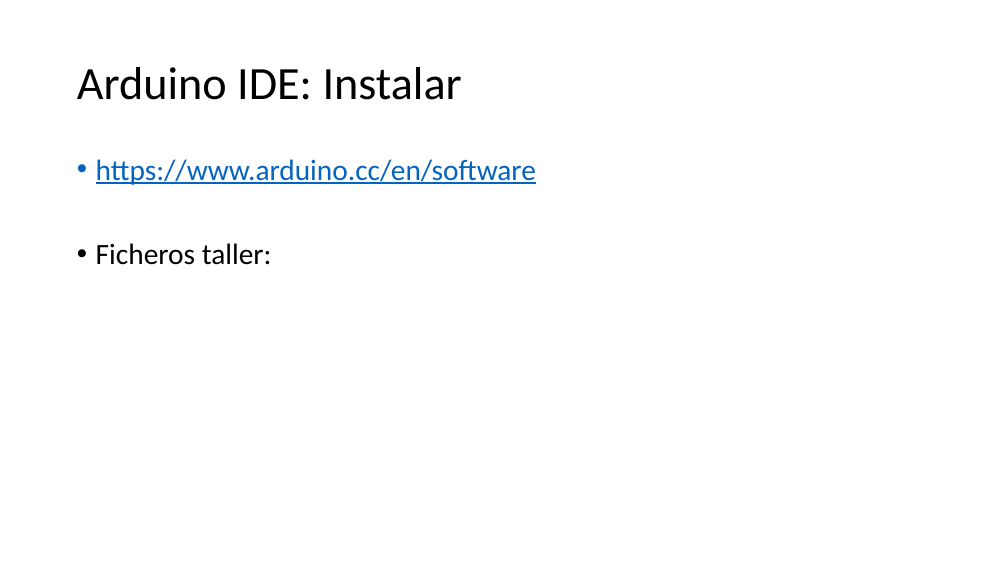
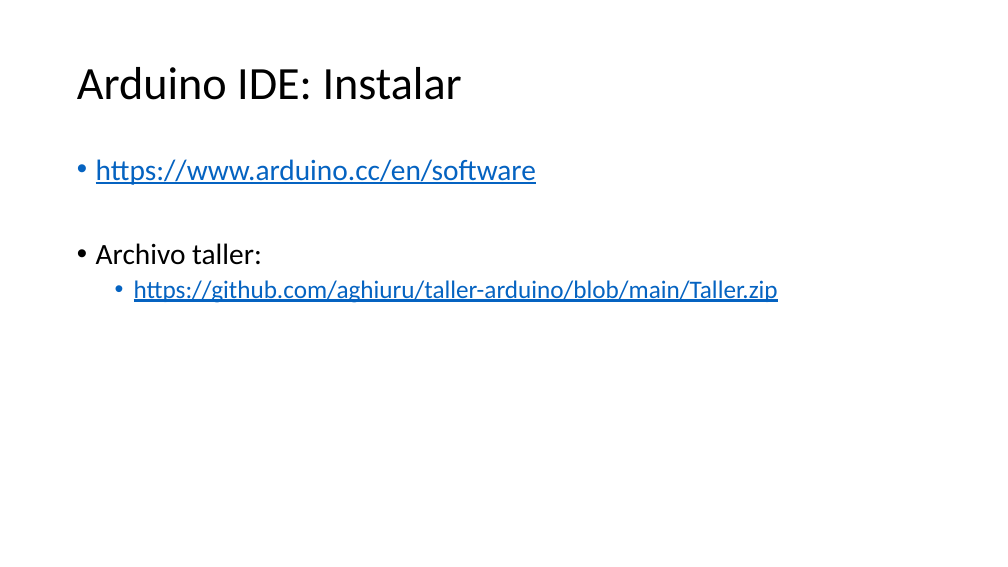
Before and after one commit to aghiuru/taller-arduino, a slide deck: slide 7 of Slides.pptx. Drawn at 1008x567 pixels with LibreOffice and Linux fonts; fonts in the diff are those of the drawing. Boxes give left, top, right and bottom in pixels: in the first picture for what was removed or moved away, otherwise in the second. Text is boxed around its words. In the diff, an @@ line names an element or a change of style, - is before the commit and + after.

Commit message:
Added .zip URL.

```diff
--- a/Slides.pptx
+++ b/Slides.pptx
@@ text at box(96, 243, 778, 303): text changed; size 28 to 24 pt; text colour #000000 to #0563C1 @@
-• Ficheros taller:
+• Archivo taller:
+  • https://github.com/aghiuru/taller-arduino/blob/main/Taller.zip
```
